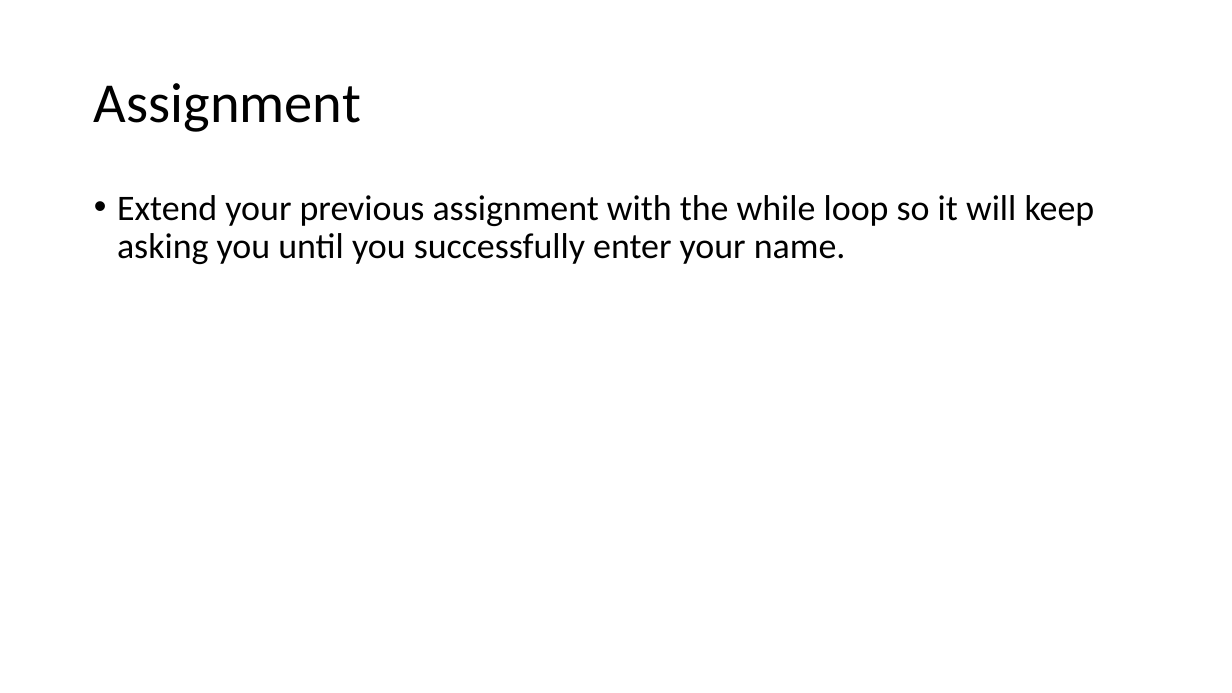
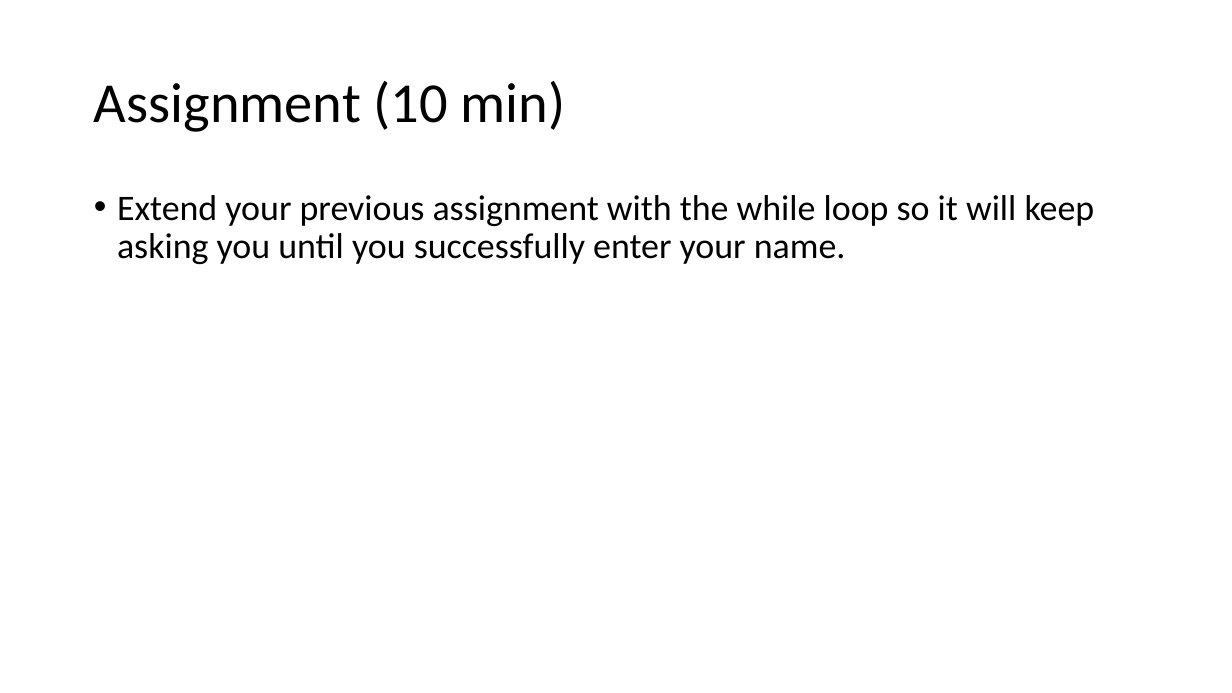
Before and after one commit to JoZonneveld/TCR-python-lessons, a slide deck: slide 18 of Lessons/Lesson 1/Introduction to Python.pptx. Drawn at 1232x693 pixels with LibreOffice and Linux fonts; fonts in the diff are those of the drawing. Boxes give left, top, right and bottom in pixels: in the first picture for what was removed or moved away, otherwise in the second. Text is boxed around its words. In the diff, an @@ line names an element or a change of style, - is before the commit and + after.

```diff
--- a/Lessons/Lesson 1/Introduction to Python.pptx
+++ b/Lessons/Lesson 1/Introduction to Python.pptx
@@ title at (x1=94, y1=81, x2=566, y2=132): text changed @@
-Assignment
+Assignment (10 min)
```
Also in this commit, not shown: 6 slides added.
